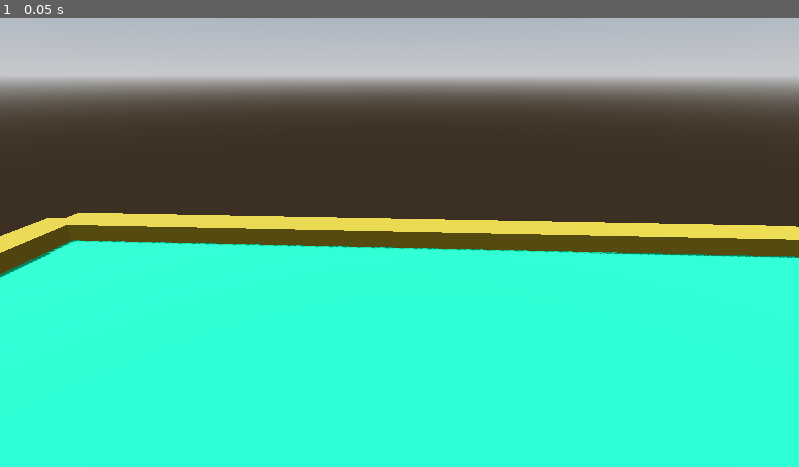
Above: before the commit, frame 1.
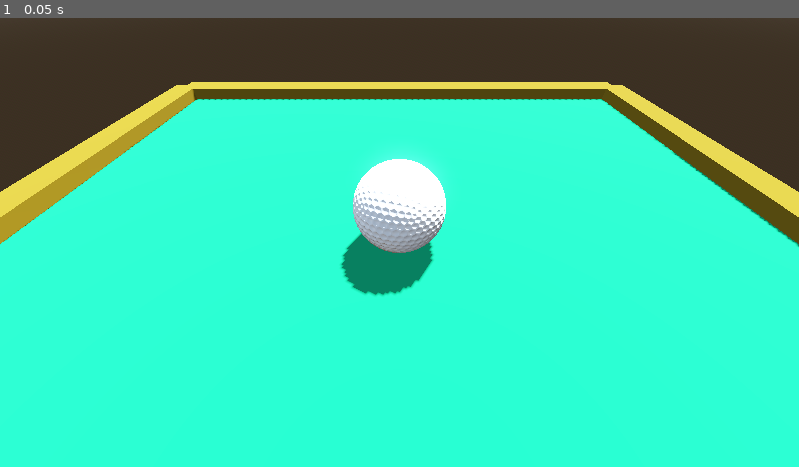
Above: after the commit, the same moment.

Repository: mgaza/minigolf_game
Game: Godot game, scene res://scenes/main.tscn
Two runs of this game, one before a commit and one after it. Both use one fixed random seed, a clock stepped at 60 frames per second and the inputs below. The project has no main scene, so this scene is started directly.
Inputs:
- Up to frame 1 (0.05 s): no input

The runs differ from the first frame. In frame 1, 50% of the frame differs, in the area x 0-100%, y 0-62%.
Error after the commit: Attempt to call function 'camera_raycast' in base 'null instance' on a null instance. (res://scripts/golf_ball.gd:56)

Commit message:
changing camera position

Diff:
--- a/scenes/golf_ball.tscn
+++ b/scenes/golf_ball.tscn
@@ -1,9 +1,8 @@
-[gd_scene load_steps=8 format=3 uid="uid://dsaofjhub50xg"]
+[gd_scene load_steps=7 format=3 uid="uid://dsaofjhub50xg"]
 
 [ext_resource type="Script" path="res://scripts/golf_ball.gd" id="1_1hf4s"]
 [ext_resource type="PackedScene" uid="uid://djhevuu4mg13t" path="res://assets/golfball.glb" id="1_mnpoo"]
 [ext_resource type="Script" path="res://scripts/pivot.gd" id="2_56n2n"]
-[ext_resource type="Script" path="res://scripts/camera_3d.gd" id="4_ux84k"]
 
 [sub_resource type="PhysicsMaterial" id="PhysicsMaterial_yqup1"]
 friction = 0.4
@@ -27,11 +26,6 @@
 [node name="CollisionShape3D" type="CollisionShape3D" parent="."]
 shape = SubResource("SphereShape3D_0ngwx")
 
-[node name="Camera3D" type="Camera3D" parent="."]
-transform = Transform3D(0.0558215, 0.388517, -0.919749, 0, 0.921185, 0.389124, 0.998441, -0.0217215, 0.051422, -8.69106, 3.16145, 0)
-fov = 59.0625
-script = ExtResource("4_ux84k")
-
 [node name="Scaler" type="Marker3D" parent="."]
 transform = Transform3D(0.01, 0, 0, 0, 0.01, 0, 0, 0, 0.01, 0, 0, 0)
 
--- a/scenes/main.tscn
+++ b/scenes/main.tscn
@@ -1,7 +1,8 @@
-[gd_scene load_steps=6 format=3 uid="uid://ctu2hfcxc368l"]
+[gd_scene load_steps=7 format=3 uid="uid://ctu2hfcxc368l"]
 
 [ext_resource type="PackedScene" uid="uid://dsaofjhub50xg" path="res://scenes/golf_ball.tscn" id="1_nymnd"]
 [ext_resource type="PackedScene" uid="uid://bc4o8ww4ctuiv" path="res://scenes/golf_course.tscn" id="2_eaaph"]
+[ext_resource type="Script" path="res://scripts/camera_3d.gd" id="3_ob0x5"]
 
 [sub_resource type="ProceduralSkyMaterial" id="ProceduralSkyMaterial_qhqr5"]
 sky_horizon_color = Color(0.64625, 0.65575, 0.67075, 1)
@@ -22,9 +23,16 @@
 environment = SubResource("Environment_u0frk")
 
 [node name="DirectionalLight3D" type="DirectionalLight3D" parent="."]
-transform = Transform3D(-0.866023, -0.433016, 0.250001, 0, 0.499998, 0.866027, -0.500003, 0.749999, -0.43301, 0, 0, 0)
+transform = Transform3D(-0.866023, -0.433016, 0.250001, 0, 0.499998, 0.866027, -0.500003, 0.749999, -0.43301, 6, 13, 0)
 shadow_enabled = true
 
 [node name="GolfBall" parent="." instance=ExtResource("1_nymnd")]
 
+[node name="CameraPositionTarget" type="Node3D" parent="GolfBall"]
+transform = Transform3D(1, 0, 0, 0, 1, 0, 0, 0, 1, 0, 4, 5)
+
 [node name="GolfCourse" parent="." instance=ExtResource("2_eaaph")]
+
+[node name="Camera3D" type="Camera3D" parent="."]
+transform = Transform3D(1, 0, 0, 0, 0.707107, 0.707107, 0, -0.707107, 0.707107, 0, 5, 5)
+script = ExtResource("3_ob0x5")
